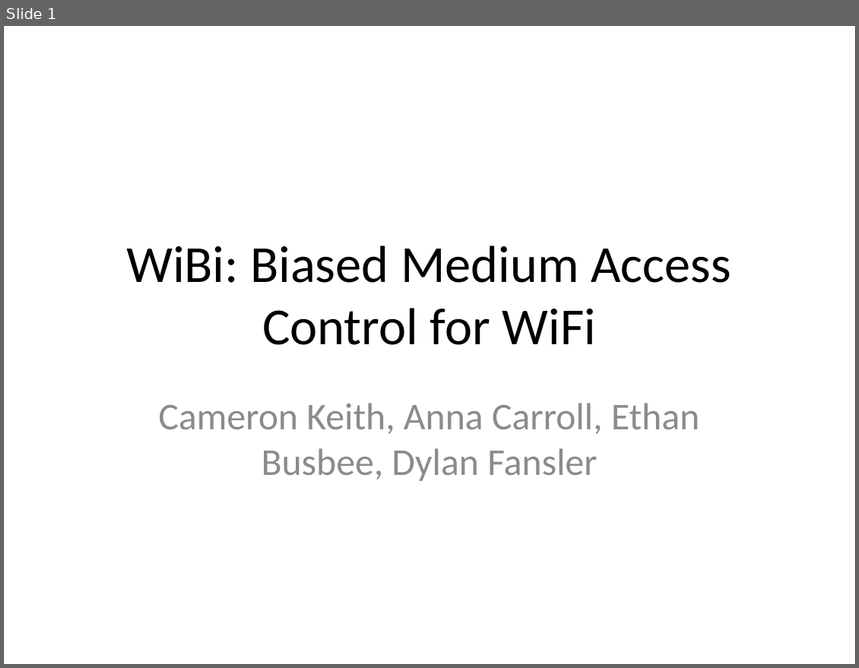
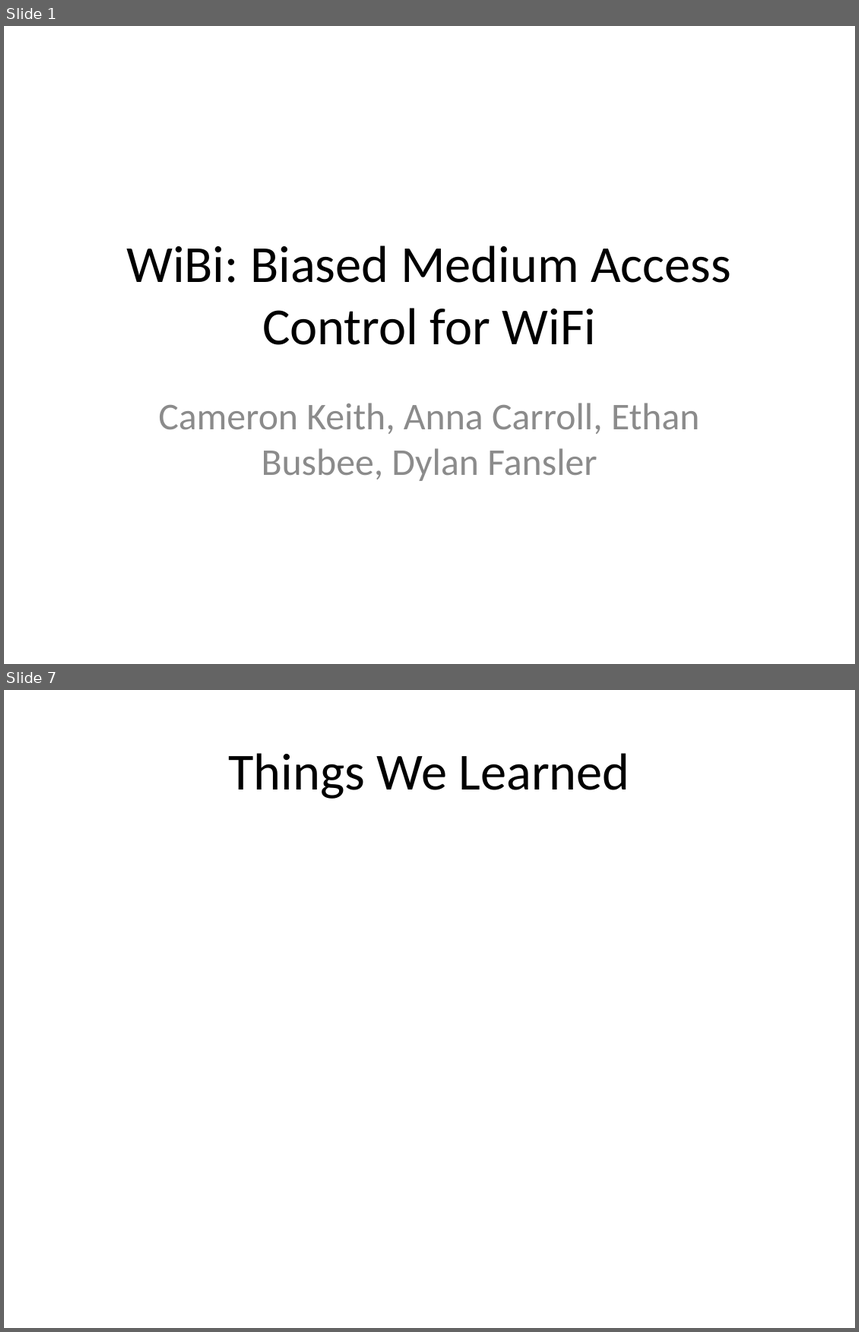
Before and after one commit to Marfle-Bark/myHUMPS, a slide deck: Presentation.pptx. Shown one above the other, each under a label of ours: slide 1 before the commit, slides 1 and 7 after it; the slides between them are not shown. The pictures are 859x668 and 859x1332 pixels, drawn with LibreOffice and Linux fonts; fonts in the diff are those of the drawing. Boxes give left, top, right and bottom in pixels: in the first picture for what was removed or moved away, otherwise in the second. Text is boxed around its words. In the diff, an @@ line names an element or a change of style, - is before the commit and + after.

```diff
--- a/Presentation.pptx
+++ b/Presentation.pptx
@@ slide 7 added at bbox=[4, 690, 855, 1328], background #FFFFFF @@
@@ title added at bbox=[228, 753, 630, 799], 44 pt, text #000000 @@
+Things We Learned
```
Also in this commit, not shown: 6 other slides added, 3 slides removed.
